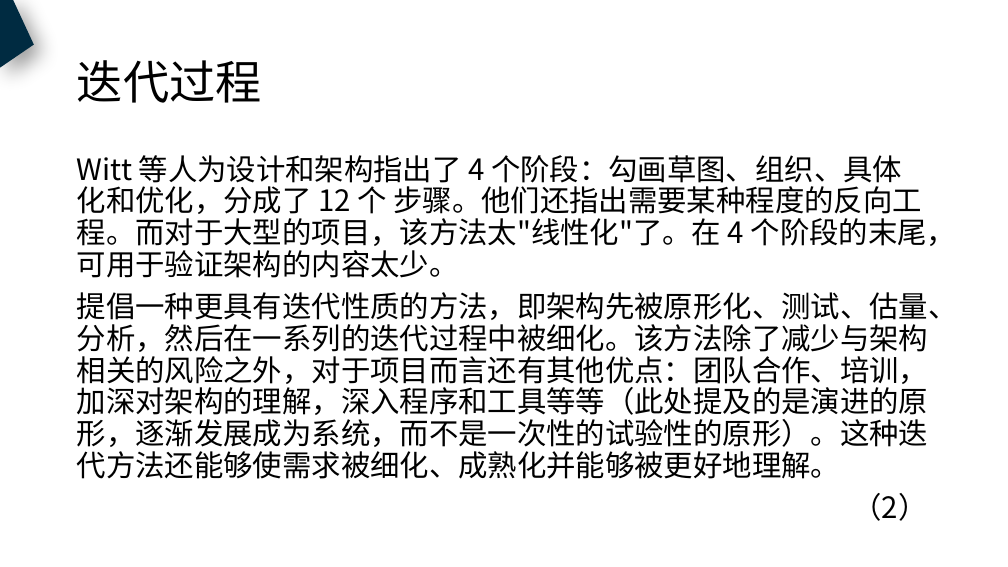
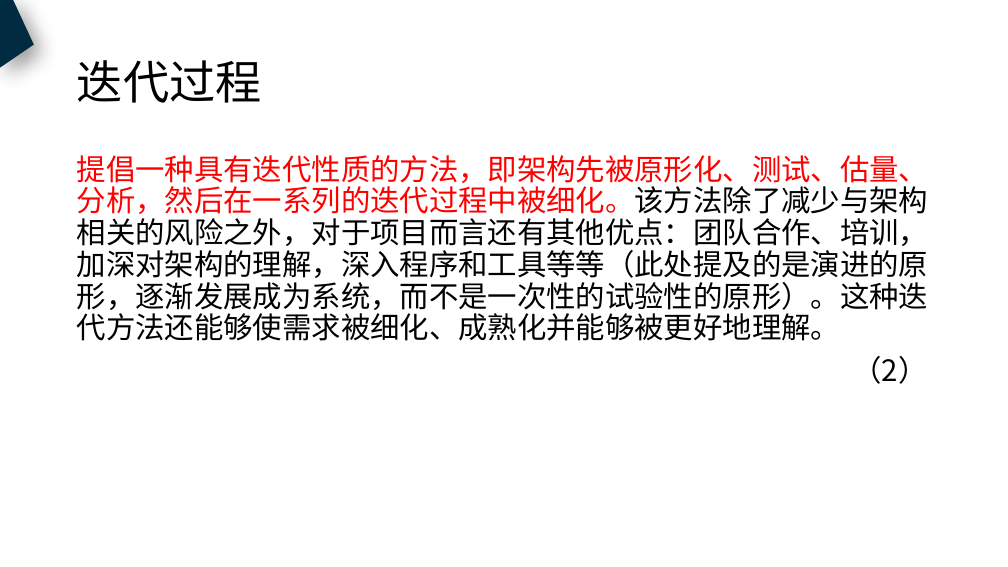
Before and after one commit to PRD2018-G18/PRD2018, a slide deck: slide 47 of 非受控文档/过程文档/UML基础4/UML基础4.pptx (slide 48 before the commit). Drawn at 1008x567 pixels with LibreOffice and Linux fonts; fonts in the diff are those of the drawing. Boxes give left, top, right and bottom in pixels: in the first picture for what was removed or moved away, otherwise in the second. Text is boxed around its words. In the diff, an @@ line names an element or a change of style, - is before the commit and + after.

```diff
--- a/非受控文档/过程文档/UML基础4/UML基础4.pptx
+++ b/非受控文档/过程文档/UML基础4/UML基础4.pptx
@@ text at [77,155,928,341]: text changed @@
-Witt 等人为设计和架构指出了 4 个阶段：勾画草图、组织、具体化和优化，分成了 12 个 步骤。他们还指出需要某种程度的反向工程。而对于大型的项目，该方法太"线性化"了。在 4 个阶段的末尾，可用于验证架构的内容太少。
-提倡一种更具有迭代性质的方法，即架构先被原形化、测试、估量、分析，然后在一系列的迭代过程中被细化。该方法除了减少与架构相关的风险之外，对于项目而言还有其他优点：团队合作、培训，加深对架构的理解，深入程序和工具等等（此处提及的是演进的原形，逐渐发展成为系统，而不是一次性的试验性的原形）。这种迭代方法还能够使需求被细化、成熟化并能够被更好地理解。
+提倡一种具有迭代性质的方法，即架构先被原形化、测试、估量、分析，然后在一系列的迭代过程中被细化。该方法除了减少与架构相关的风险之外，对于项目而言还有其他优点：团队合作、培训，加深对架构的理解，深入程序和工具等等（此处提及的是演进的原形，逐渐发展成为系统，而不是一次性的试验性的原形）。这种迭代方法还能够使需求被细化、成熟化并能够被更好地理解。
```
Also in this commit, not shown: 37 other slides changed, 8 slides added, 3 slides removed, 1 other file.
